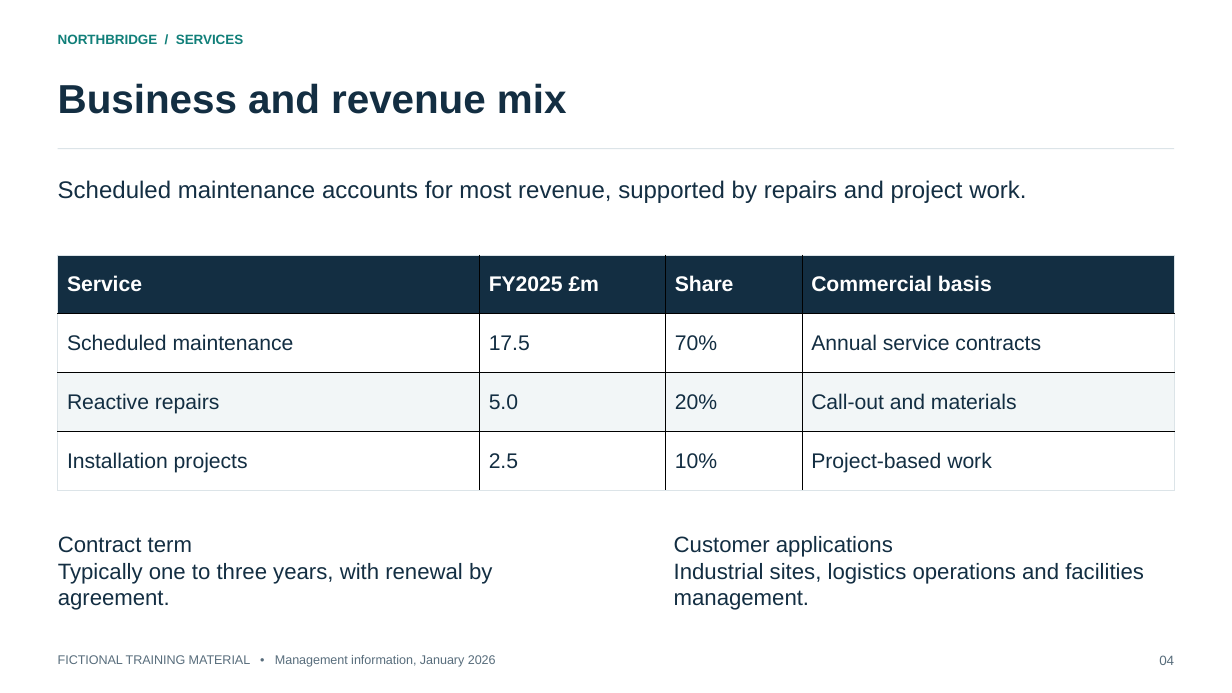
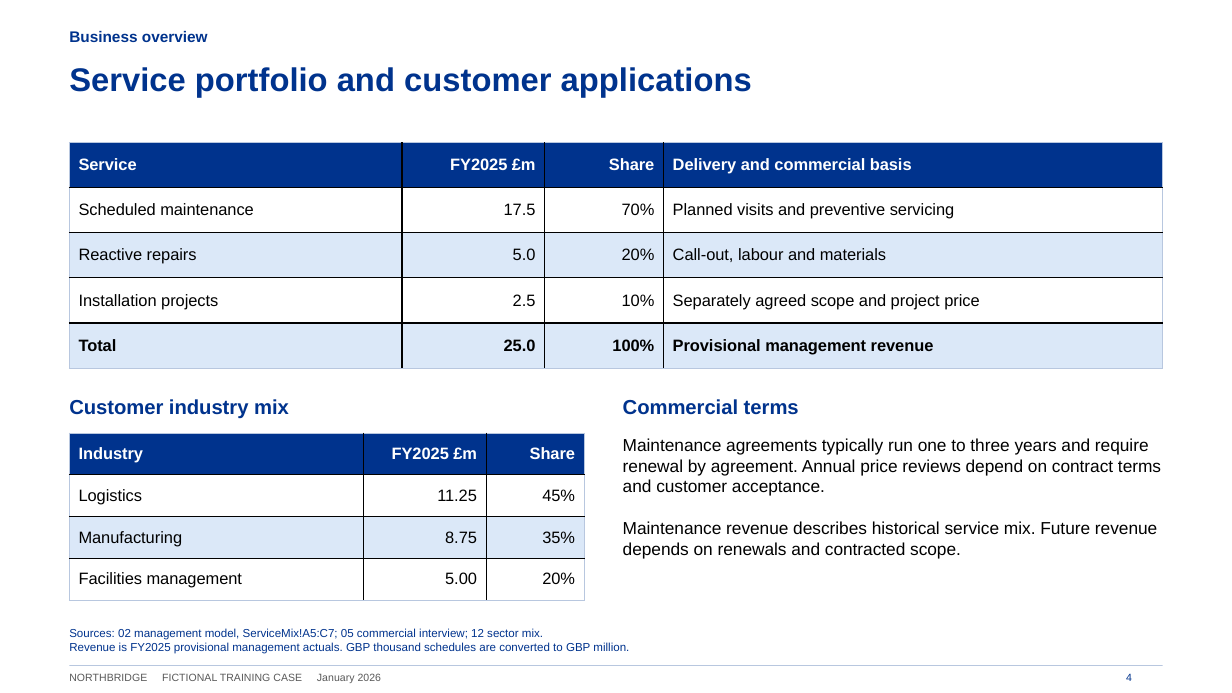
Before and after one commit to fqi2050/IM-Writer, a slide deck: slide 4 of demo-northbridge/outputs/northbridge-im-editable.pptx. Drawn at 1232x693 pixels with LibreOffice and Linux fonts; fonts in the diff are those of the drawing. Boxes give left, top, right and bottom in pixels: in the first picture for what was removed or moved away, otherwise in the second. Text is boxed around its words. In the diff, an @@ line names an element or a change of style, - is before the commit and + after.

Commit message:
Enrich Northbridge sources and redesign full 10-page IM with mandatory report styling

```diff
--- a/demo-northbridge/outputs/northbridge-im-editable.pptx
+++ b/demo-northbridge/outputs/northbridge-im-editable.pptx
@@ text removed at (x1=58, y1=34, x2=243, y2=44) @@
-NORTHBRIDGE / SERVICES
@@ text added at (x1=69, y1=31, x2=208, y2=42), 12 pt, text #00338D, bold @@
+Business overview
@@ text at (x1=69, y1=67, x2=752, y2=98): text changed; size 31.5 to 25.5 pt; text colour #132E42 to #00338D @@
-Business and revenue mix
+Service portfolio and customer applications
@@ rectangle removed at (x1=57, y1=148, x2=1174, y2=149) @@
@@ table at (x1=69, y1=142, x2=1163, y2=369) @@
-row 1: Service | FY2025 £m | Share | Commercial basis
-row 2: Scheduled maintenance | 17.5 | 70% | Annual service contracts
-row 3: Reactive repairs | 5.0 | 20% | Call-out and materials
-row 4: Installation projects | 2.5 | 10% | Project-based work
+row 1: Service | FY2025 £m | Share | Delivery and commercial basis
+row 2: Scheduled maintenance | 17.5 | 70% | Planned visits and preventive servicing
+row 3: Reactive repairs | 5.0 | 20% | Call-out, labour and materials
+row 4: Installation projects | 2.5 | 10% | Separately agreed scope and project price
+row 5: Total | 25.0 | 100% | Provisional management revenue
@@ table resized from (x1=57, y1=255, x2=1174, y2=491) to (x1=69, y1=142, x2=1163, y2=369) @@
@@ text removed at (x1=58, y1=180, x2=1026, y2=203) @@
-Scheduled maintenance accounts for most revenue, supported by repairs and project work.
@@ text added at (x1=69, y1=399, x2=289, y2=419), 15.8 pt, text #00338D, bold @@
+Customer industry mix
@@ text added at (x1=623, y1=399, x2=799, y2=415), 15.8 pt, text #00338D, bold @@
+Commercial terms
@@ table added at (x1=69, y1=433, x2=584, y2=601), 4 rows, 3 columns @@
+Industry | FY2025 £m | Share
+Logistics | 11.25 | 45%
+Manufacturing | 8.75 | 35%
+Facilities management | 5.00 | 20%
@@ text added at (x1=623, y1=438, x2=1161, y2=559), 13.5 pt, text #000000 @@
+Maintenance agreements typically run one to three years and require renewal by agreement. Annual price reviews depend on contract terms and customer acceptance.
+Maintenance revenue describes historical service mix. Future revenue depends on renewals and contracted scope.
@@ text removed at (x1=58, y1=536, x2=492, y2=610) @@
-Contract term
-Typically one to three years, with renewal by agreement.
@@ text removed at (x1=674, y1=536, x2=1144, y2=610) @@
-Customer applications
-Industrial sites, logistics operations and facilities management.
@@ text added at (x1=69, y1=628, x2=629, y2=654), 9 pt, text #00338D @@
+Sources: 02 management model, ServiceMix!A5:C7; 05 commercial interview; 12 sector mix.
+Revenue is FY2025 provisional management actuals. GBP thousand schedules are converted to GBP million.
@@ text removed at (x1=1159, y1=655, x2=1174, y2=665) @@
-04
@@ text at (x1=69, y1=673, x2=382, y2=683): text changed; size 9.8 to 8.2 pt; text colour #586D7C to #595959 @@
-FICTIONAL TRAINING MATERIAL • Management information, January 2026
+NORTHBRIDGE FICTIONAL TRAINING CASE January 2026
@@ rectangle added at (x1=69, y1=665, x2=1163, y2=666), fill #B8C7DF @@
@@ text added at (x1=1126, y1=674, x2=1132, y2=681), 8.2 pt, text #00338D @@
+4
```
Also in this commit, not shown: 3 other slides changed, 6 slides added, 6 slides removed, 41 other files.
